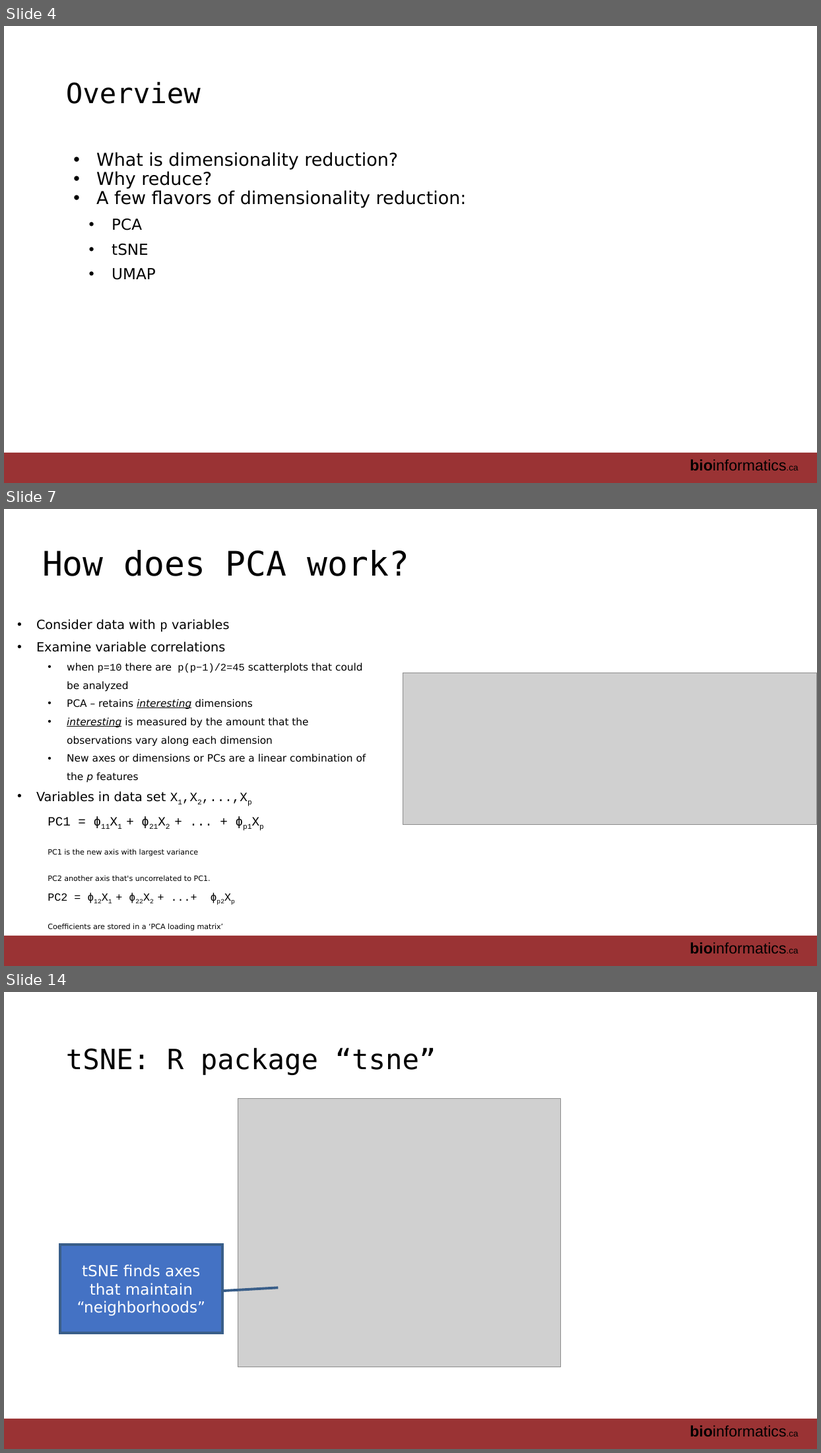
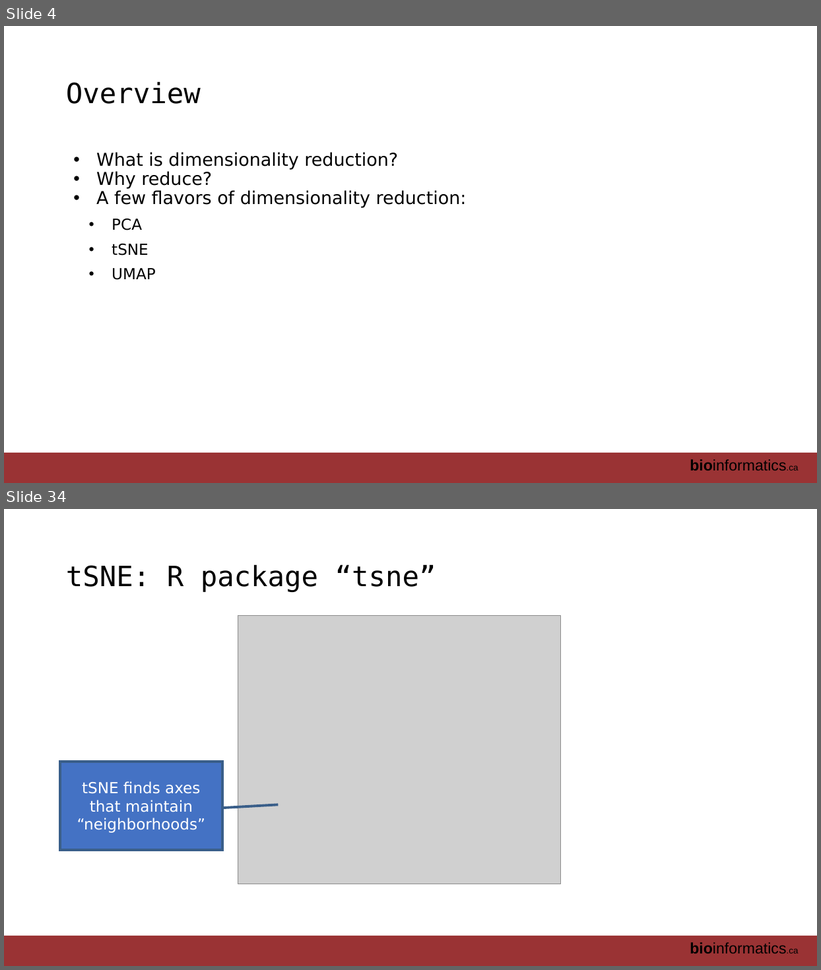
Before and after one commit to RealPaiLab/CBW_AUR2023, a slide deck: book/lectures/AUR_2023_Module2_DimensionReduction.pptx. Shown one above the other, each under a label of ours: slides 4, 7 and 14 before the commit, slides 4 and 34 after it; the slides between them are not shown. The pictures are 821x1453 and 821x970 pixels, drawn with LibreOffice and Linux fonts; fonts in the diff are those of the drawing; grey boxes stand for pictures. Boxes give left, top, right and bottom in pixels: in the first picture for what was removed or moved away, otherwise in the second. Text is boxed around its words. In the diff, an @@ line names an element or a change of style, - is before the commit and + after.

```diff
--- a/book/lectures/AUR_2023_Module2_DimensionReduction.pptx
+++ b/book/lectures/AUR_2023_Module2_DimensionReduction.pptx
@@ slide 7 removed at [4, 509, 817, 966], background #FFFFFF; not listed: 2 template elements that a slide beside it also shows @@
@@ title removed at [42, 550, 409, 576] @@
-How does PCA work?
@@ text removed at [36, 619, 366, 931] @@
-• Consider data with p variables
-• Examine variable correlations
-  • when p=10 there are p(p−1)/2=45 scatterplots that could be analyzed
-  • PCA – retains interesting dimensions
-  • interesting is measured by the amount that the observations vary along each dimension
-  • New axes or dimensions or PCs are a linear combination of the p features
-• Variables in data set X1,X2,...,Xp
-PC1 = ϕ11X1 + ϕ21X2 + ... + ϕp1Xp
-PC1 is the new axis with largest variance
-PC2 another axis that's uncorrelated to PC1.
-PC2 = ϕ12X1 + ϕ22X2 + ...+ ϕp2Xp
-Coefficients are stored in a ‘PCA loading matrix’
@@ picture removed at [403, 673, 817, 825] @@
@@ what was slide 14 is now slide 34 @@
```
Also in this commit, not shown: 7 slides changed, 26 slides added, 5 other slides removed.
